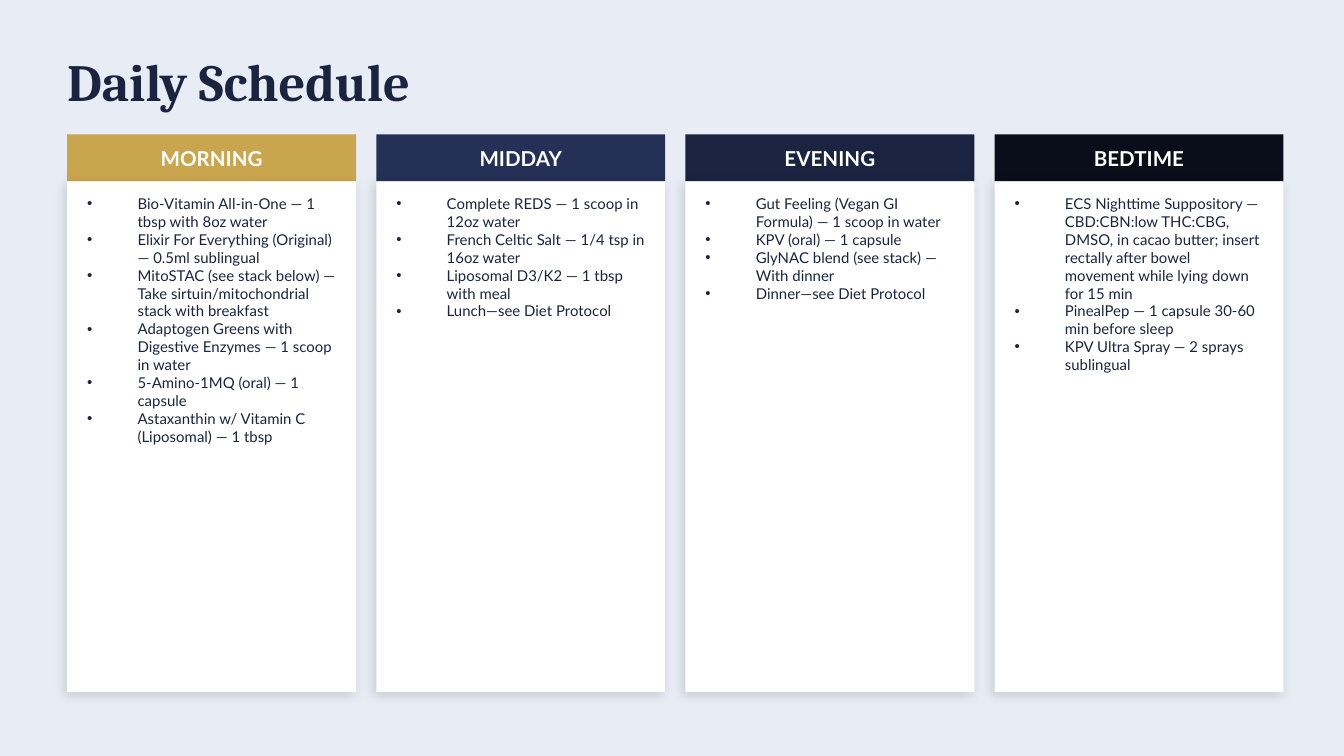
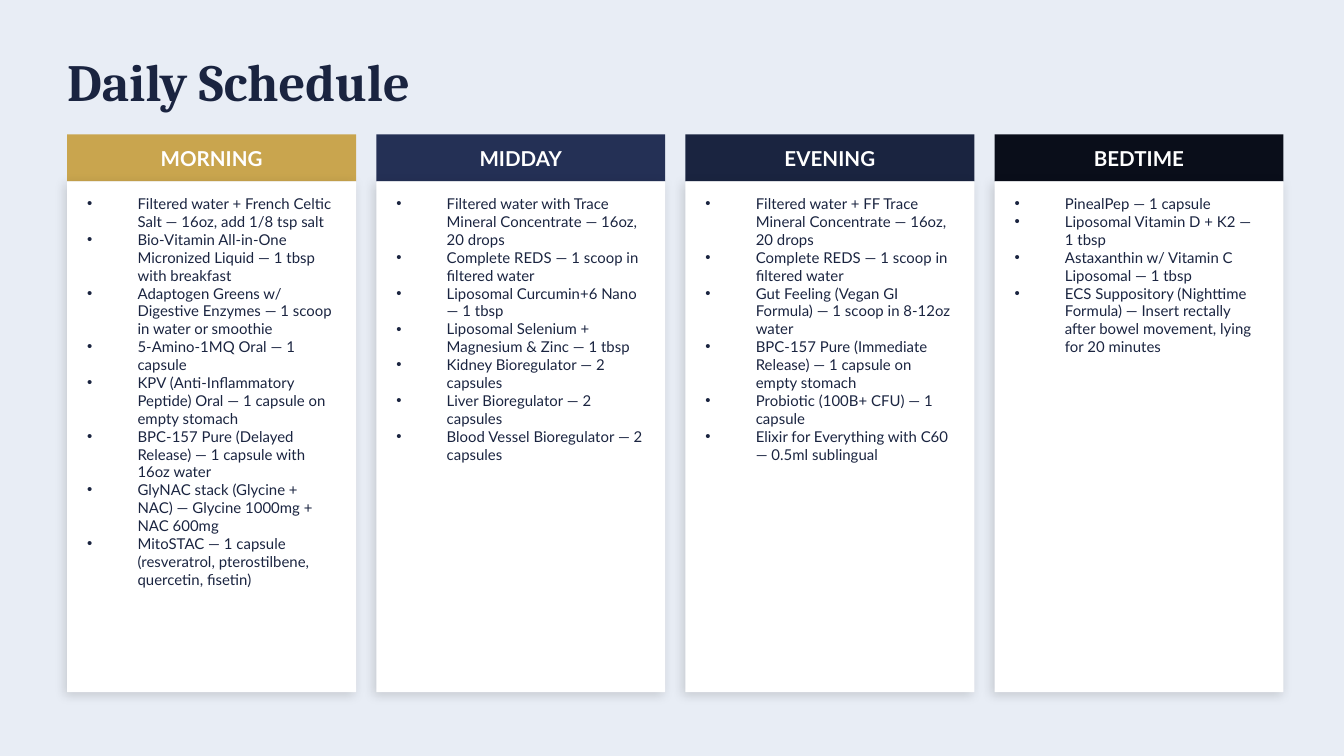
Before and after one commit to bfiveash22/ALLIO-ON-REPLIT, a slide deck: slide 27 of artifacts/api-server/generated-protocols/Crop_Duster_80M_Protocol_Presentation.pptx (slide 8 before the commit). Drawn at 1344x756 pixels with LibreOffice and Linux fonts; fonts in the diff are those of the drawing. Boxes give left, top, right and bottom in pixels: in the first picture for what was removed or moved away, otherwise in the second. Text is boxed around its words. In the diff, an @@ line names an element or a change of style, - is before the commit and + after.

```diff
--- a/artifacts/api-server/generated-protocols/Crop_Duster_80M_Protocol_Presentation.pptx
+++ b/artifacts/api-server/generated-protocols/Crop_Duster_80M_Protocol_Presentation.pptx
@@ text at [138, 198, 332, 588]: text changed @@
-• Bio-Vitamin All-in-One — 1 tbsp with 8oz water
-• Elixir For Everything (Original) — 0.5ml sublingual
-• MitoSTAC (see stack below) — Take sirtuin/mitochondrial stack with breakfast
-• Adaptogen Greens with Digestive Enzymes — 1 scoop in water
-• 5-Amino-1MQ (oral) — 1 capsule
-• Astaxanthin w/ Vitamin C (Liposomal) — 1 tbsp
+• Filtered water + French Celtic Salt — 16oz, add 1/8 tsp salt
+• Bio-Vitamin All-in-One Micronized Liquid — 1 tbsp with breakfast
+• Adaptogen Greens w/ Digestive Enzymes — 1 scoop in water or smoothie
+• 5-Amino-1MQ Oral — 1 capsule
+• KPV (Anti-Inflammatory Peptide) Oral — 1 capsule on empty stomach
+• BPC-157 Pure (Delayed Release) — 1 capsule with 16oz water
+• GlyNAC stack (Glycine + NAC) — Glycine 1000mg + NAC 600mg
+• MitoSTAC — 1 capsule (resveratrol, pterostilbene, quercetin, fisetin)
@@ text at [447, 198, 643, 463]: text changed @@
-• Complete REDS — 1 scoop in 12oz water
-• French Celtic Salt — 1/4 tsp in 16oz water
-• Liposomal D3/K2 — 1 tbsp with meal
-• Lunch—see Diet Protocol
+• Filtered water with Trace Mineral Concentrate — 16oz, 20 drops
+• Complete REDS — 1 scoop in filtered water
+• Liposomal Curcumin+6 Nano — 1 tbsp
+• Liposomal Selenium + Magnesium & Zinc — 1 tbsp
+• Kidney Bioregulator — 2 capsules
+• Liver Bioregulator — 2 capsules
+• Blood Vessel Bioregulator — 2 capsules
@@ text at [756, 198, 950, 463]: text changed @@
-• Gut Feeling (Vegan GI Formula) — 1 scoop in water
-• KPV (oral) — 1 capsule
-• GlyNAC blend (see stack) — With dinner
-• Dinner—see Diet Protocol
+• Filtered water + FF Trace Mineral Concentrate — 16oz, 20 drops
+• Complete REDS — 1 scoop in filtered water
+• Gut Feeling (Vegan GI Formula) — 1 scoop in 8-12oz water
+• BPC-157 Pure (Immediate Release) — 1 capsule on empty stomach
+• Probiotic (100B+ CFU) — 1 capsule
+• Elixir for Everything with C60 — 0.5ml sublingual
@@ text at [1065, 198, 1251, 352]: text changed @@
-• ECS Nighttime Suppository — CBD:CBN:low THC:CBG, DMSO, in cacao butter; insert rectally after bowel movement while lying down for 15 min
-• PinealPep — 1 capsule 30-60 min before sleep
-• KPV Ultra Spray — 2 sprays sublingual
+• PinealPep — 1 capsule
+• Liposomal Vitamin D + K2 — 1 tbsp
+• Astaxanthin w/ Vitamin C Liposomal — 1 tbsp
+• ECS Suppository (Nighttime Formula) — Insert rectally after bowel movement, lying for 20 minutes
```
Also in this commit, not shown: 5 other slides changed, 26 slides added, 25 slides removed, 10 other files.
